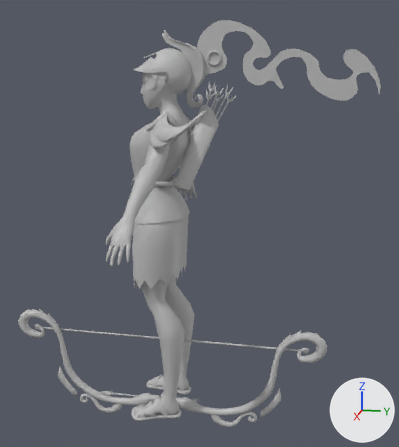
An edit to the FBX model Assets/Arts/Animations/Archer/SK_Archer.fbx, drawn before and after from the same camera.
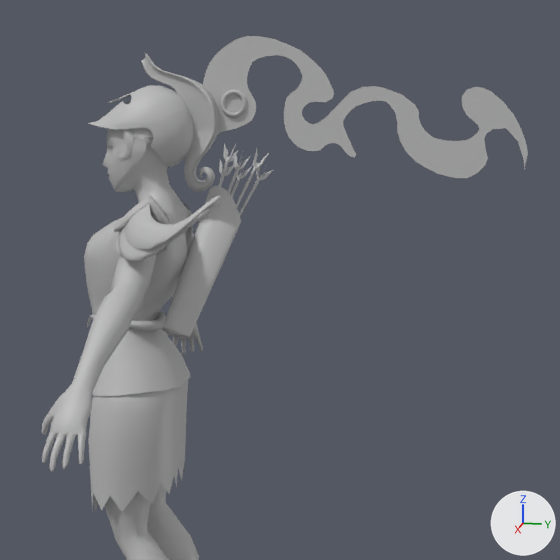
Old and new are each drawn whole from a camera (50 mm lens) standing at (5.11, 1.39, 3.24) and looking at (-0.07, 0.35, 1.94) and again close up on the part from 21% to 100% of the width and 0% to 71% of the height. The lights are fixed; the arrows at lower right show +X, +Y and +Z. Where no turn or scale is listed for an object, it has been applied to the vertices. Vertices at the same position are counted once.

The older version as bpy lines, for what is in view:
```python
me_mesh_001 = bpy.data.meshes.new('Mesh.001')
me_mesh_001.from_pydata(...)  # 193 vertices, 98 faces; spans x 0.0, y 0.33..1.96, z 3.13..3.82
me_mesh_001.materials.append(mat_lambert2)  # grey #bcbcbc
me_mesh_008 = bpy.data.meshes.new('Mesh.008')
me_mesh_008.from_pydata(...)  # 739 vertices, 739 faces; spans x 0.273..0.774, y -0.048..0.562, z 2.756..3.06
me_mesh_008.materials.append(mat_lambert2)  # grey #bcbcbc
me_mesh_011 = bpy.data.meshes.new('Mesh.011')
me_mesh_011.from_pydata(...)  # 720 vertices, 695 faces; spans x -0.176..0.176, y -0.261..0.573, z 3.052..3.743
me_mesh_011.materials.append(mat_lambert2)  # grey #bcbcbc
ob_archer_helmet = bpy.data.objects.new('Archer_helmet', me_mesh_011)
ob_archer_helmet.location = (0.0, 0.0, 0.0)
ob_archer_soulderarmor = bpy.data.objects.new('Archer_soulderarmor', me_mesh_008)
ob_archer_soulderarmor.location = (0.0, 0.0, 0.0)
ob_archer_train = bpy.data.objects.new('Archer_train', me_mesh_001)
ob_archer_train.location = (0.0, 0.0, 0.0)
# also in view: 'Archer_clothes_top' at (0.01, 0.0, 2.67); 'Archer_quiver' at (-0.07, 0.42, 2.82); 'body_low' at (0.0, -0.01, 1.76); 'Archer_clothes_bottom' at (0.0, -0.01, 1.82)
```
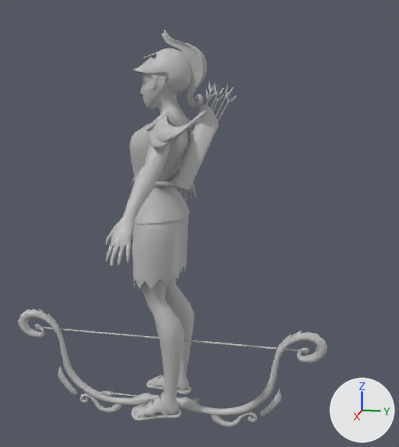
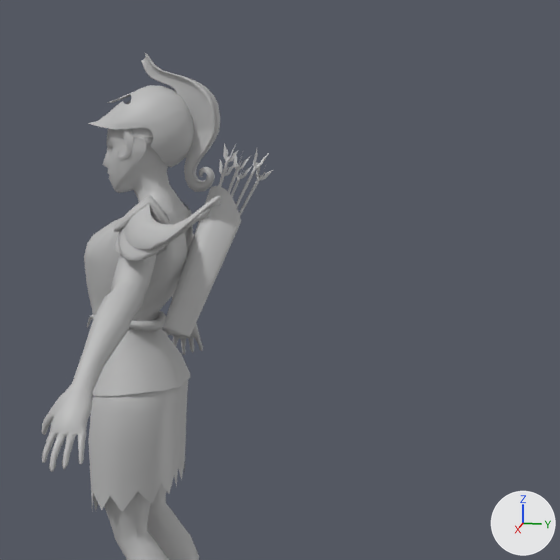
What changed in the scene script:
```text
Change me_mesh_011:
    where me_mesh_011.from_pydata(...)  # 720 vertices, 695 faces; spans x -0.176..0.176, y -0.261..0.573, z 3.052..3.743
    used by ob_archer_helmet; location = (0.0, 0.0, 0.0)
    me_mesh_011 part 1: the loose piece of 120 vertices spanning x -0.021..0.021, y 0.436..0.573, z 3.425..3.561 is deleted
Remove ob_archer_train:
    ob_archer_train = bpy.data.objects.new('Archer_train', me_mesh_001)
    ob_archer_train.location = (0.0, 0.0, 0.0)
```

Pixel boxes (x1, y1, x2, y2) of what changed, in the close-ups (560 x 560 px):
'Archer_train', deleted
    before: (203, 36, 528, 178)
'Archer_helmet', reshaped (17% narrower)
    before: (88, 53, 247, 192)
    after: (88, 53, 220, 192)
part 1 of me_mesh_011, deleted
    before: (220, 89, 247, 117)
